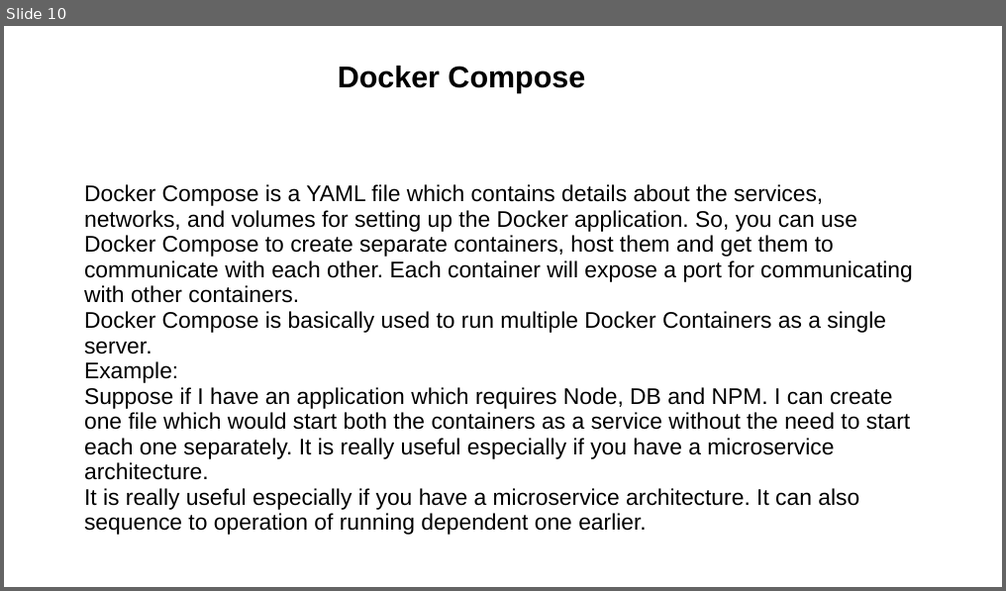
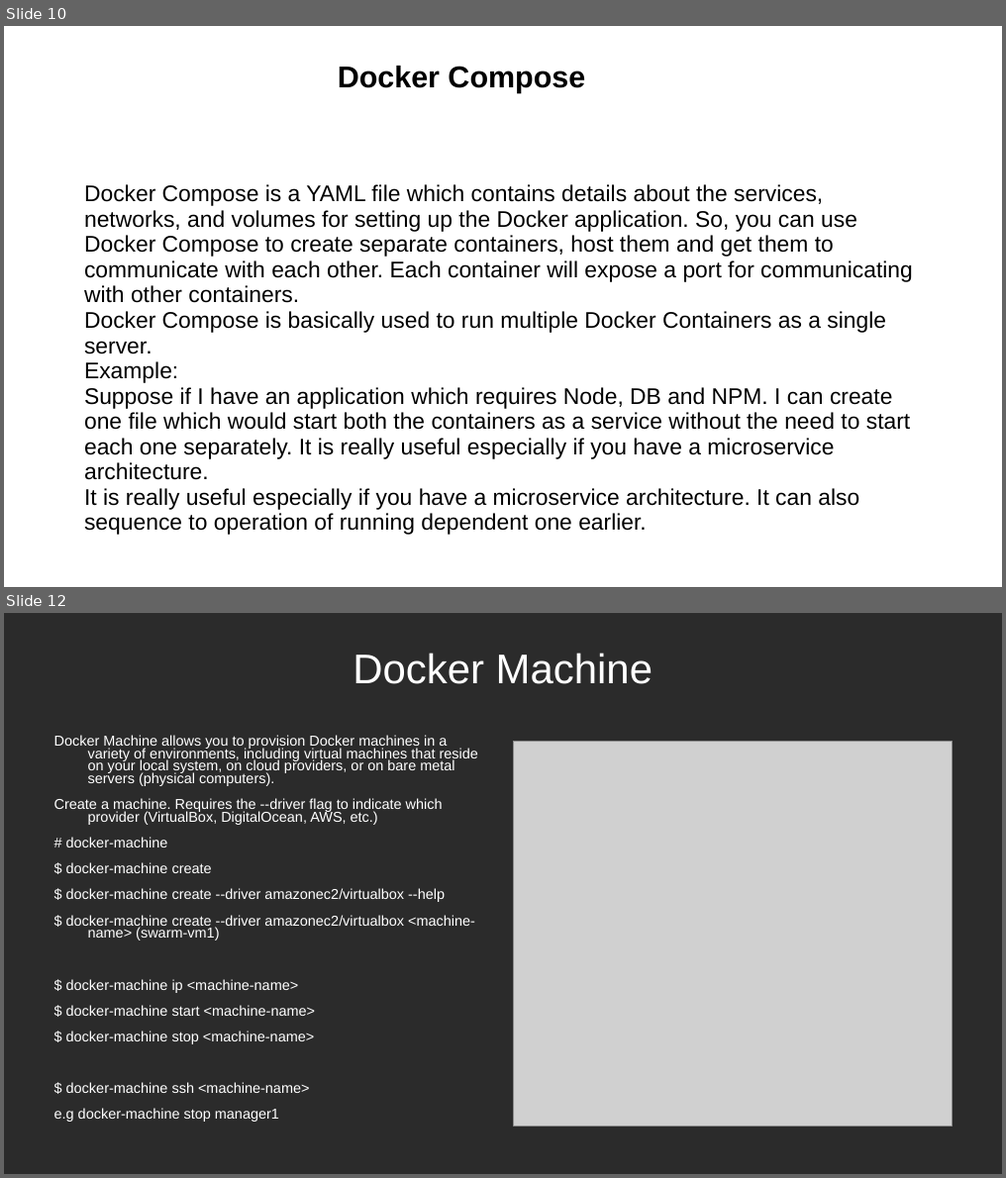
Before and after one commit to samratkapp/docker, a slide deck: PPT.ppt. Shown one above the other, each under a label of ours: slide 10 before the commit, slides 10 and 12 after it; the slides between them are not shown. The pictures are 1006x591 and 1006x1178 pixels, drawn with LibreOffice and Linux fonts; fonts in the diff are those of the drawing; grey boxes stand for pictures; background and template pictures are left out; a plain dark background stands for a picture behind light text. Boxes give left, top, right and bottom in pixels: in the first picture for what was removed or moved away, otherwise in the second. Text is boxed around its words. In the diff, an @@ line names an element or a change of style, - is before the commit and + after.

Commit message:
ppt docker

```diff
--- a/PPT.ppt
+++ b/PPT.ppt
@@ slide 12 added at box(4, 613, 1002, 1174), background picture (left out) @@
@@ title added at box(352, 653, 652, 684), 33 pt, text #FFFFFF @@
+Docker Machine
@@ text added at box(54, 735, 478, 1122), 11.4 pt, text #FFFFFF @@
+Docker Machine allows you to provision Docker machines in a variety of environments, including virtual machines that reside on your local system, on cloud providers, or on bare metal servers (physical computers).
+Create a machine. Requires the --driver flag to indicate which provider (VirtualBox, DigitalOcean, AWS, etc.)
+# docker-machine
+$ docker-machine create
+$ docker-machine create --driver amazonec2/virtualbox --help
+$ docker-machine create --driver amazonec2/virtualbox <machine-name> (swarm-vm1)
+$ docker-machine ip <machine-name>
+$ docker-machine start <machine-name>
+$ docker-machine stop <machine-name>
+$ docker-machine ssh <machine-name>
+e.g docker-machine stop manager1
@@ picture added at box(514, 742, 952, 1127) @@
```
Also in this commit, not shown: 7 slides changed, 4 other slides added, 4 slides removed, 2 other files.
